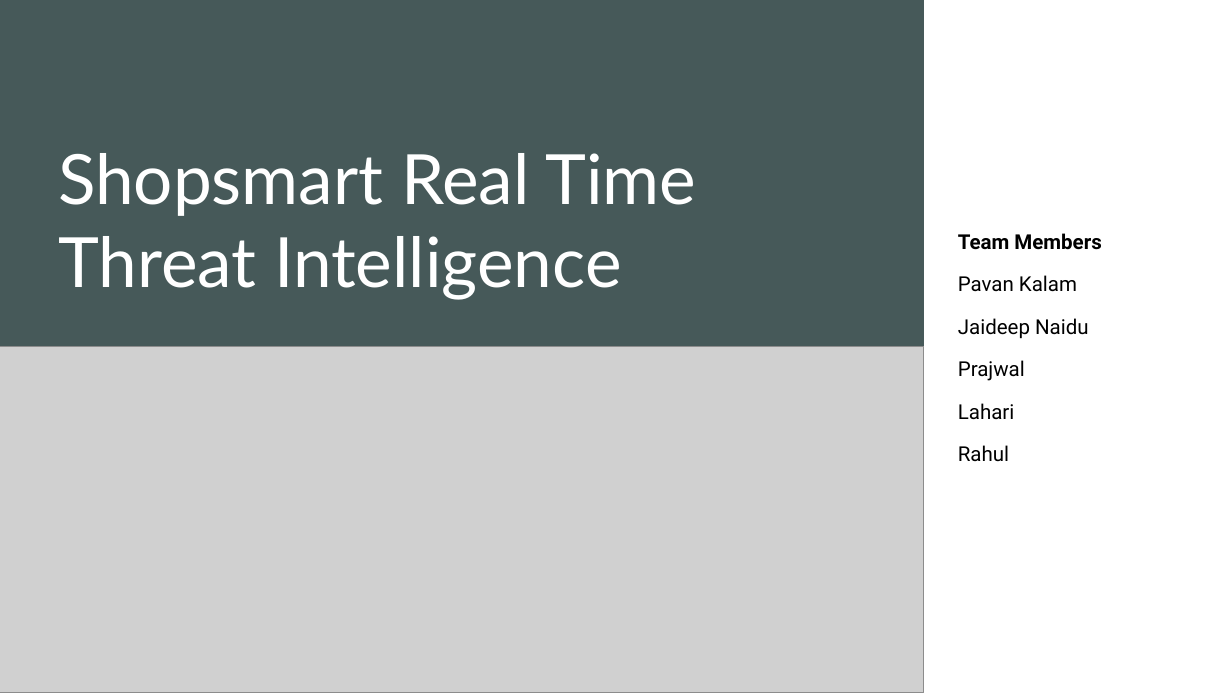
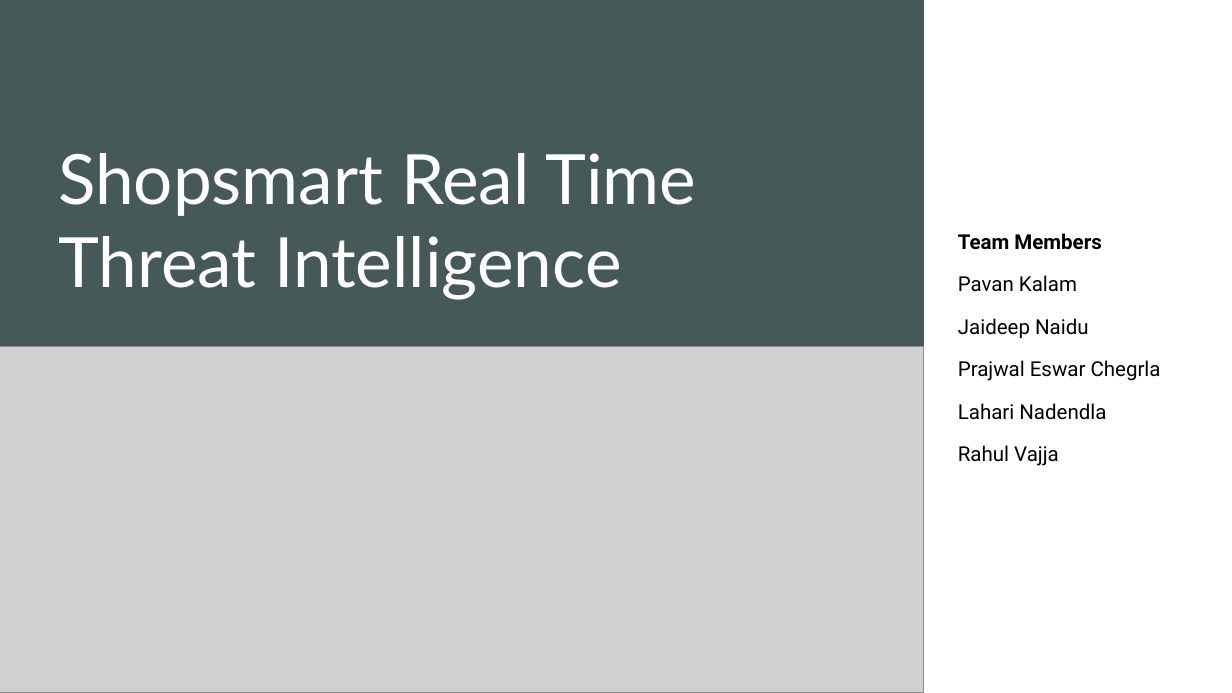
Before and after one commit to pavan-kalam/shopsmart-real-time-threat-intelligence, a slide deck: slide 1 of docs/final_presentation.pptx. Drawn at 1232x693 pixels with LibreOffice and Linux fonts; fonts in the diff are those of the drawing; grey boxes stand for pictures. Boxes give left, top, right and bottom in pixels: in the first picture for what was removed or moved away, otherwise in the second. Text is boxed around its words. In the diff, an @@ line names an element or a change of style, - is before the commit and + after.

```diff
--- a/docs/final_presentation.pptx
+++ b/docs/final_presentation.pptx
@@ subtitle at [958, 360, 1161, 466]: text changed @@
-Prajwal
-Lahari
-Rahul
+Prajwal Eswar Chegrla
+Lahari Nadendla
+Rahul Vajja
```
Also in this commit, not shown: 1 other slide changed.
